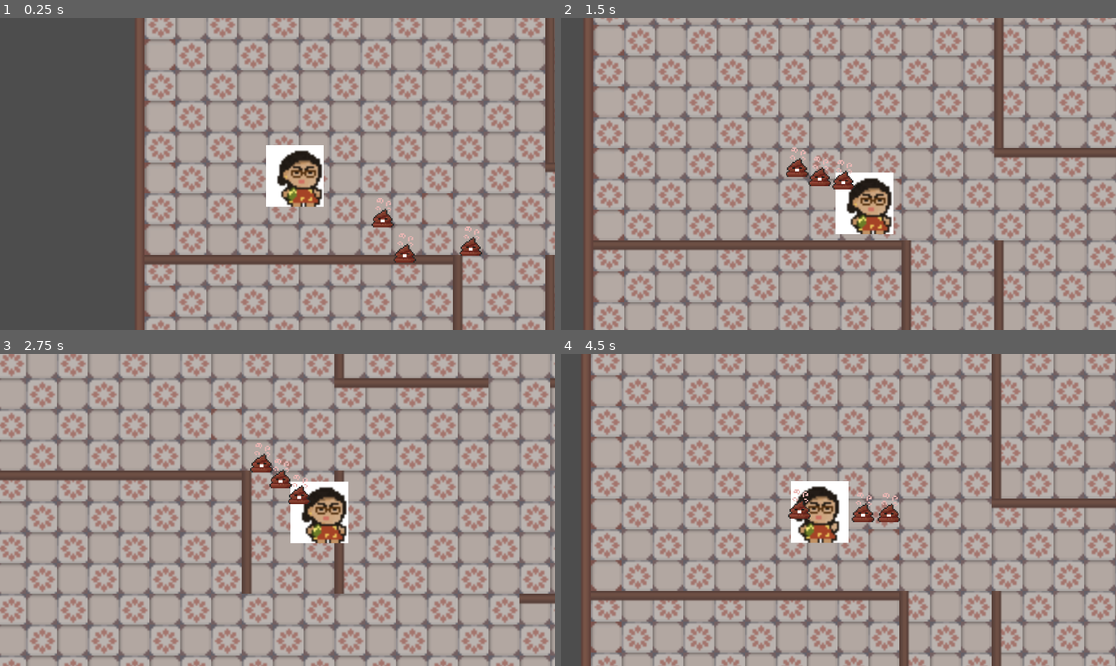
Above: before the commit, frames 1-4 (two rows, left to right).
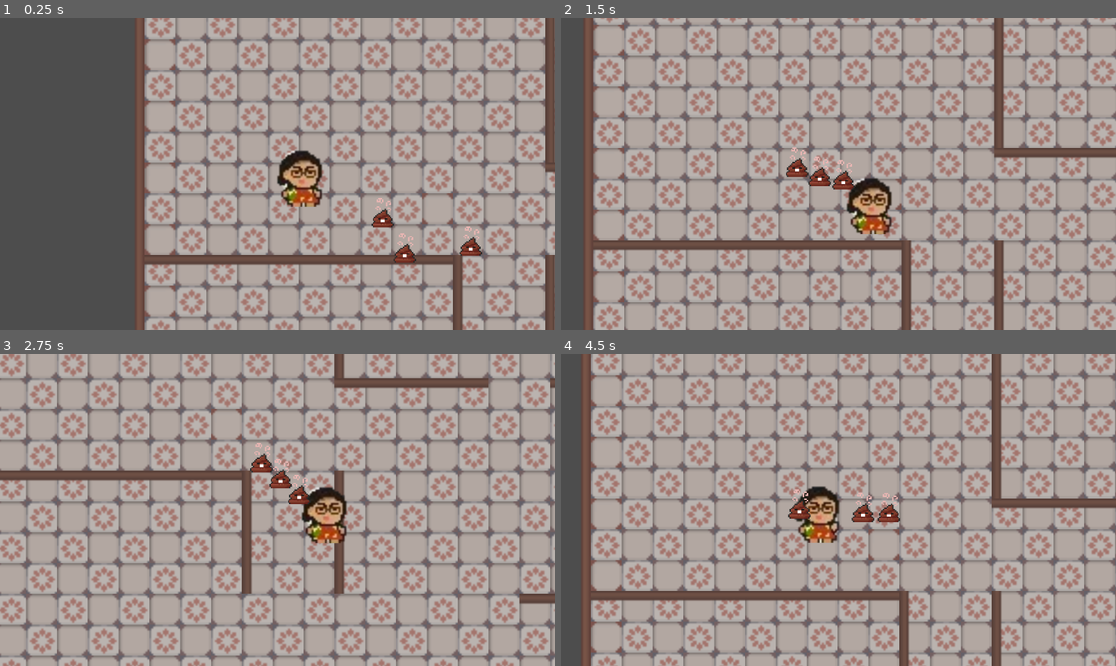
Above: after the commit, the same moments.

Repository: xntle/MOMFURY
Game: Godot game, scene res://scene/Game.tscn
Same seed, same stepped clock (60 frames per second), same inputs: the game is played once before the commit and once after it.
Inputs:
- Up to frame 1 (0.25 s): no input
- Up to frame 2 (1.5 s): hold D (move_right) 0.53-1.28 s; tap Space (roll) at 0.6, 1.35 s; hold S (move_down) from 1.28 s (still down)
- Up to frame 3 (2.75 s): release S (move_down) at 2.03 s; hold D (move_right) from 2.03 s (still down); tap Space (roll) at 2.1 s
- Up to frame 4 (4.5 s): release D (move_right) at 2.78 s; hold W (move_up) 2.78-3.53 s; tap Space (roll) at 2.85, 3.6, 4.35 s; hold A (move_left) from 3.53 s (still down)

The runs differ from the first frame. In frame 1, 1.0% of the frame differs, in the area x 47-59%, y 40-61%; in frame 2, 0.9%; in frame 3, 0.9%; in frame 4, 1.0%.

Commit message:
idle animation with background removed

Diff:
--- a/scene/Player.tscn
+++ b/scene/Player.tscn
@@ -1,7 +1,7 @@
 [gd_scene load_steps=7 format=3 uid="uid://ctnihbseogqdf"]
 
 [ext_resource type="Script" uid="uid://cbrwihmwrf8c6" path="res://scripts/player.gd" id="1_hjaqi"]
-[ext_resource type="Texture2D" uid="uid://bm8gd545v53qa" path="res://characters/Idle_Front_Sprite_Sheet.png" id="2_62i1b"]
+[ext_resource type="Texture2D" uid="uid://b577ymmi4a0cj" path="res://characters/Idle_Front_Sprite_Sheet-removebg-preview.png" id="2_62i1b"]
 
 [sub_resource type="CircleShape2D" id="CircleShape2D_onrkg"]
 radius = 7.0
Binary file added: characters/Idle_Front_Sprite_Sheet-removebg-preview.png
Not shown, added: characters/Idle_Front_Sprite_Sheet-removebg-preview.png.import
